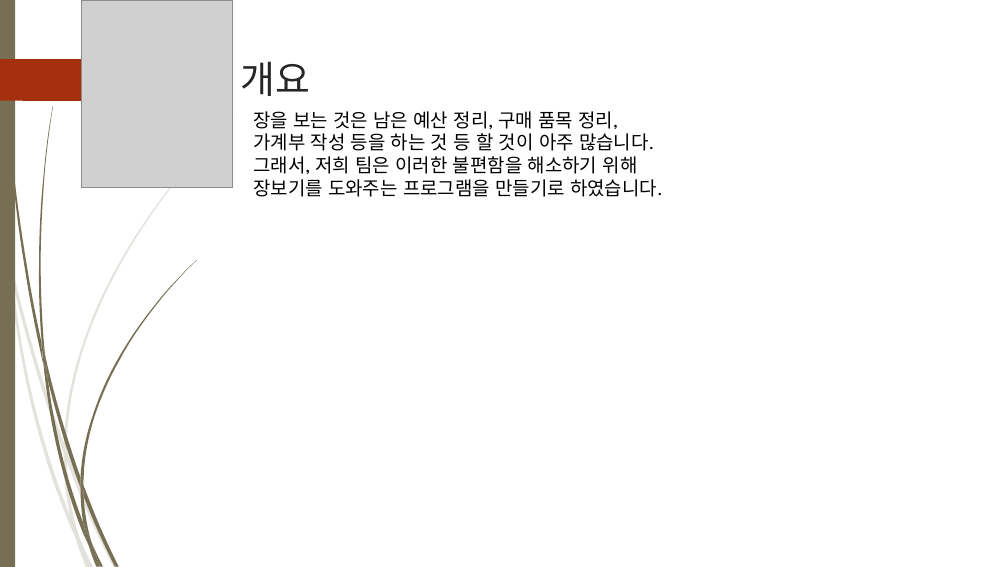
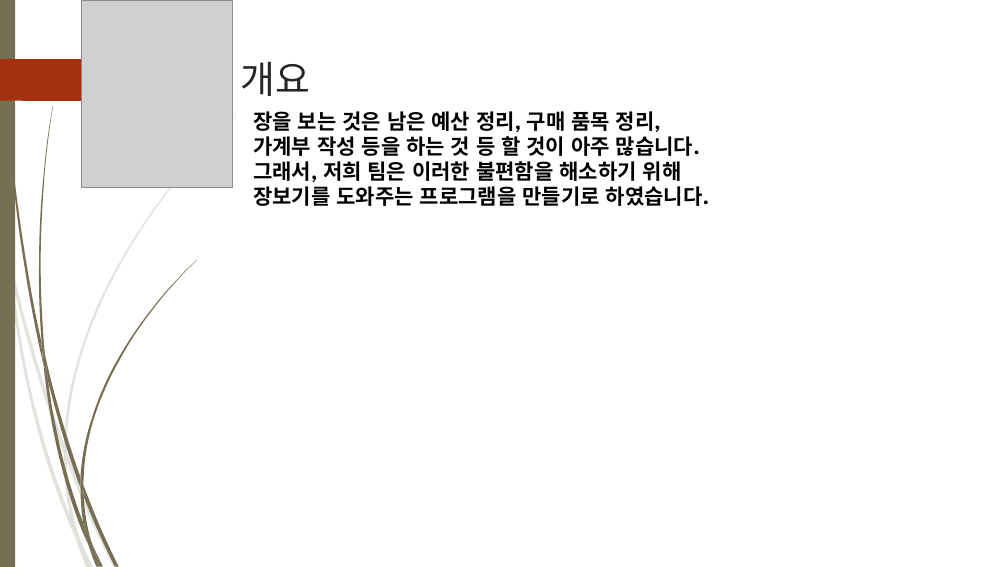
Before and after one commit to koi312500/Kaist-cyber-camp-2018, a slide deck: slide 3 of 장보기 프로그램.pptx. Drawn at 1008x567 pixels with LibreOffice and Linux fonts; fonts in the diff are those of the drawing; grey boxes stand for pictures; background and template pictures are left out. Boxes give left, top, right and bottom in pixels: in the first picture for what was removed or moved away, otherwise in the second. Text is boxed around its words. In the diff, an @@ line names an element or a change of style, - is before the commit and + after.

```diff
--- a/장보기 프로그램.pptx
+++ b/장보기 프로그램.pptx
@@ text "장을 보는 것은 남은 예산 ..." at (x1=253, y1=111, x2=709, y2=206): size 18 to 20 pt, bold on @@
```
Also in this commit, not shown: 1 other slide changed.
